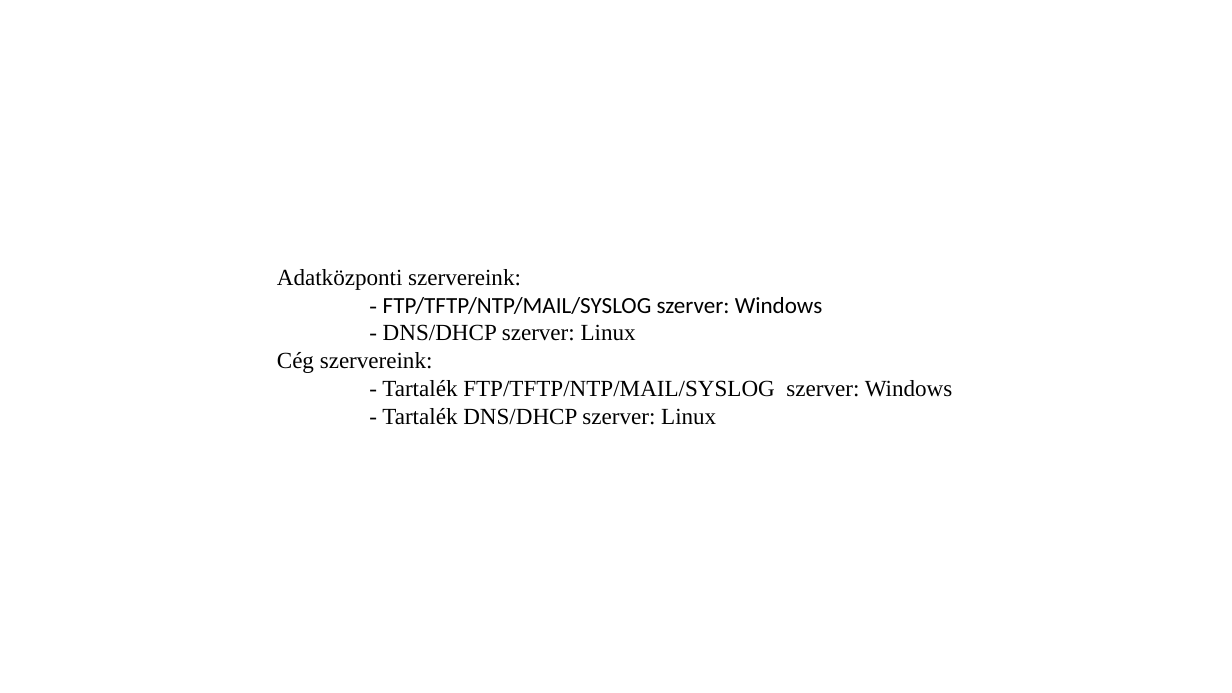
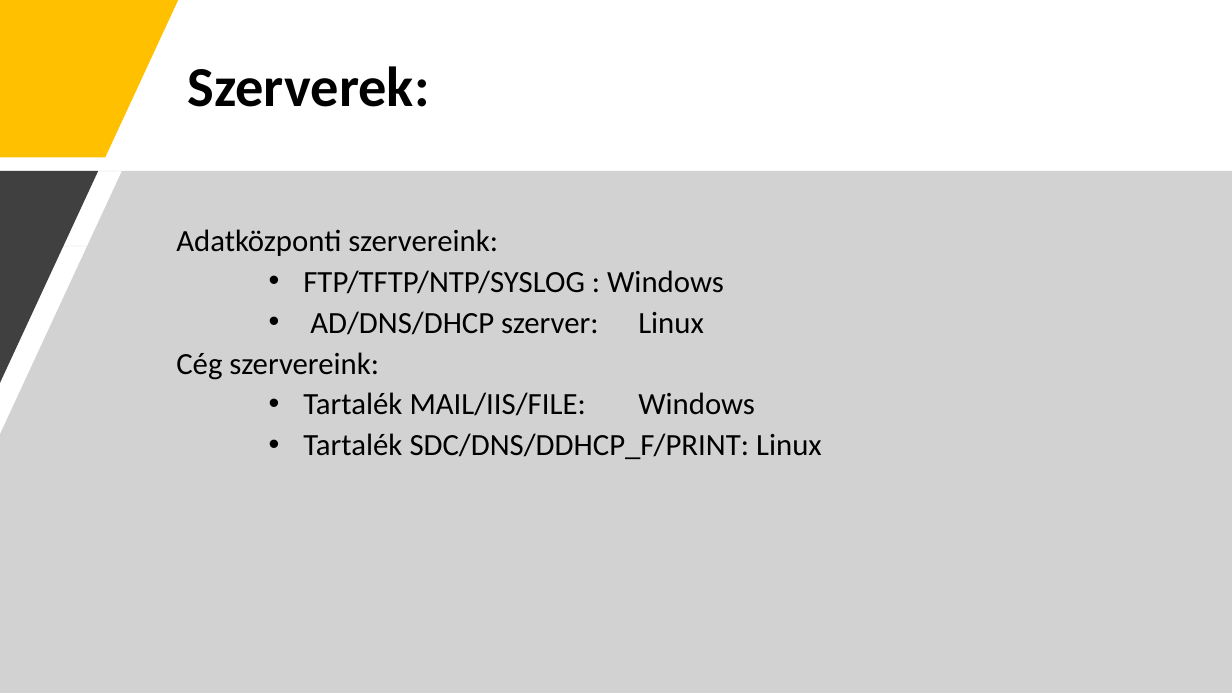
Before and after one commit to MatraBendi/Vizsga2022_IRU, a slide deck: slide 3 of Szerver bemutató.pptx (slide 2 before the commit). Drawn at 1232x693 pixels with LibreOffice and Linux fonts; fonts in the diff are those of the drawing. Boxes give left, top, right and bottom in pixels: in the first picture for what was removed or moved away, otherwise in the second. Text is boxed around its words. In the diff, an @@ line names an element or a change of style, - is before the commit and + after.

Commit message:
design

```diff
--- a/Szerver bemutató.pptx
+++ b/Szerver bemutató.pptx
@@ freeform shape added at box(0, 0, 178, 157), fill #FFC000 @@
@@ text added at box(187, 66, 429, 107), 44 pt, text #000000, bold @@
+Szerverek:
@@ freeform shape added at box(0, 171, 1232, 693), fill #A6A6A6 at 50% opacity @@
@@ freeform shape added at box(0, 171, 98, 383), fill #404040 @@
@@ text "Adatközponti szervereink:": place and size @@
-text "Adatközponti szervereink:" at box(277, 269, 953, 425)
+text "Adatközponti szervereink:" at box(176, 229, 822, 459)
@@ text at box(176, 229, 498, 380): size 18 to 24 pt, font Times New Roman to Calibri in "Adatközponti szervereink:", "Cég szervereink:"; line spacing 1 to 0.9; more space between paragraphs @@
@@ text at box(303, 270, 724, 335): text changed; size 18 to 24 pt @@
-- FTP/TFTP/NTP/MAIL/SYSLOG szerver: Windows
-- DNS/DHCP szerver: Linux
+    • FTP/TFTP/NTP/SYSLOG : Windows
+    • AD/DNS/DHCP szerver: Linux
@@ text at box(303, 392, 822, 459): text changed; size 18 to 24 pt; font Times New Roman to Calibri @@
-- Tartalék FTP/TFTP/NTP/MAIL/SYSLOG szerver: Windows
-- Tartalék DNS/DHCP szerver: Linux
+    • Tartalék MAIL/IIS/FILE: Windows
+    • Tartalék SDC/DNS/DDHCP_F/PRINT: Linux
```
Also in this commit, not shown: 9 other slides changed.
